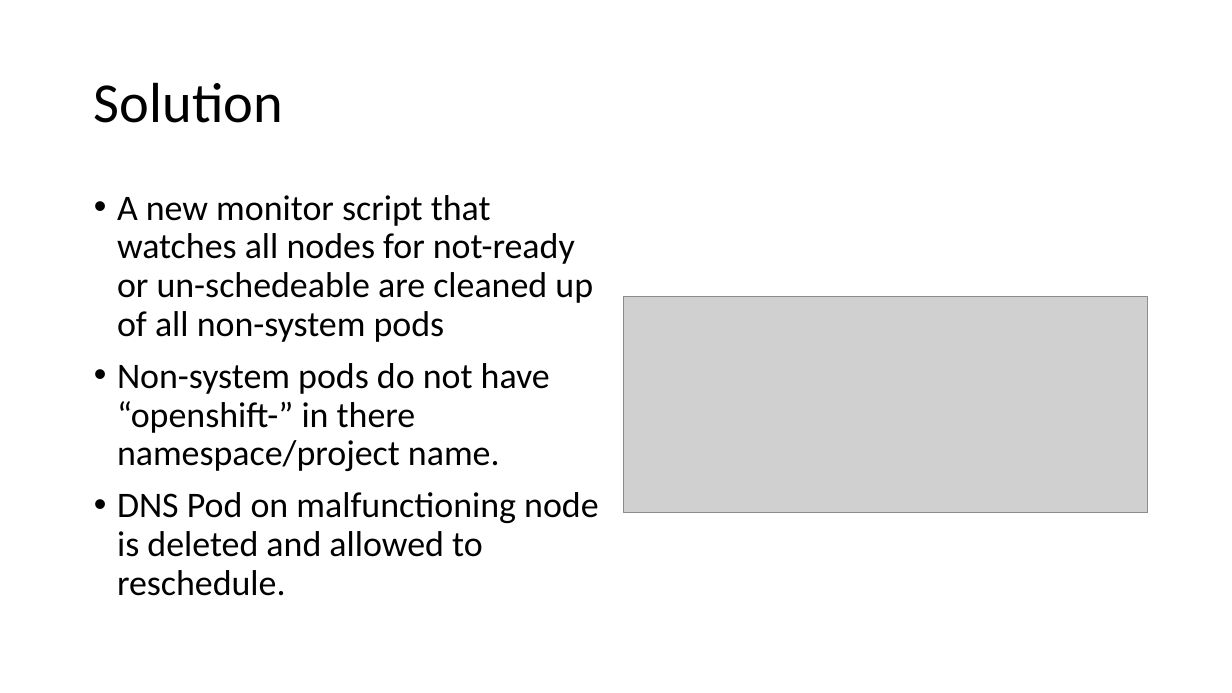
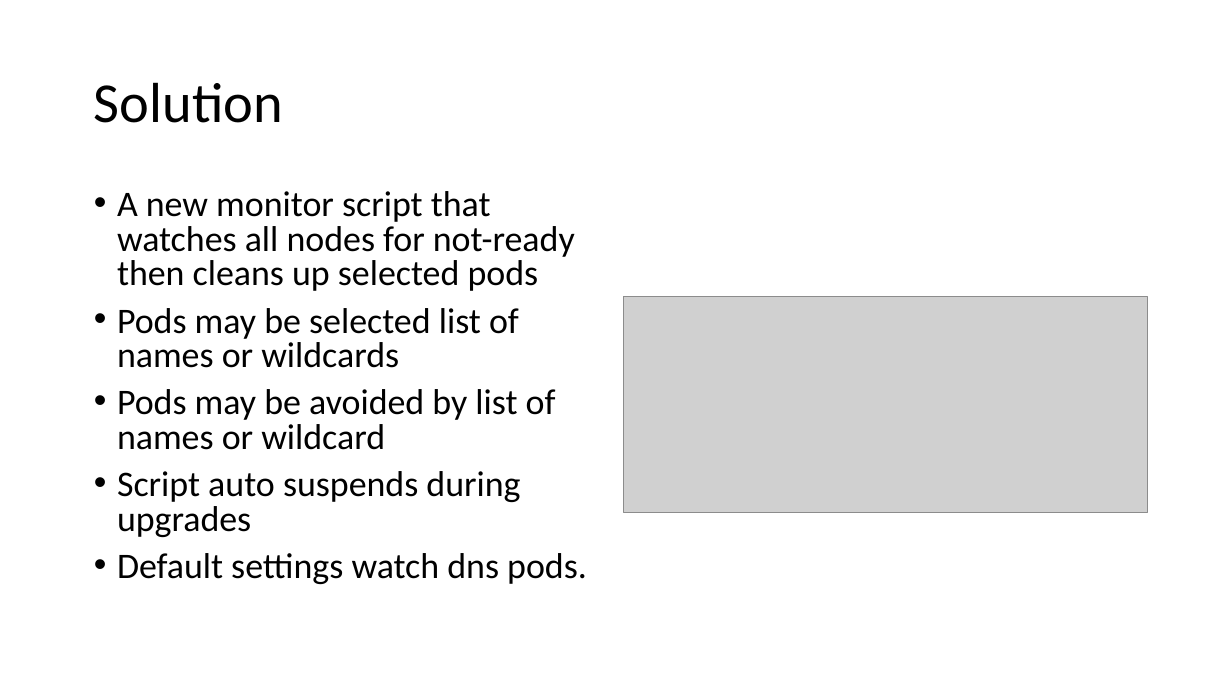
Before and after one commit to RHsyseng/podsupervisor, a slide deck: slide 3 of doc/podsupervisor.pptx. Drawn at 1232x693 pixels with LibreOffice and Linux fonts; fonts in the diff are those of the drawing; grey boxes stand for pictures. Boxes give left, top, right and bottom in pixels: in the first picture for what was removed or moved away, otherwise in the second. Text is boxed around its words. In the diff, an @@ line names an element or a change of style, - is before the commit and + after.

```diff
--- a/doc/podsupervisor.pptx
+++ b/doc/podsupervisor.pptx
@@ text at bbox=[117, 191, 587, 584]: text changed @@
-• A new monitor script that watches all nodes for not-ready or un-schedeable are cleaned up of all non-system pods
-• Non-system pods do not have “openshift-” in there namespace/project name.
-• DNS Pod on malfunctioning node is deleted and allowed to reschedule.
+• A new monitor script that watches all nodes for not-ready then cleans up selected pods
+• Pods may be selected list of names or wildcards
+• Pods may be avoided by list of names or wildcard
+• Script auto suspends during upgrades
+• Default settings watch dns pods.
```
Also in this commit, not shown: 4 other slides changed, 1 slide removed, 10 other files.
